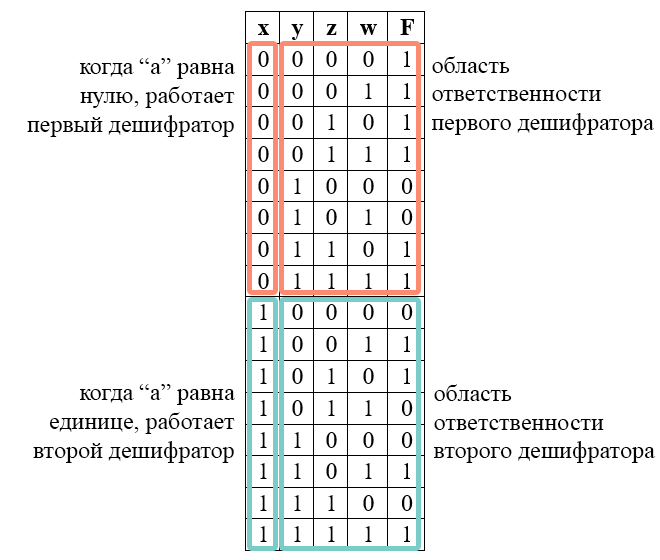
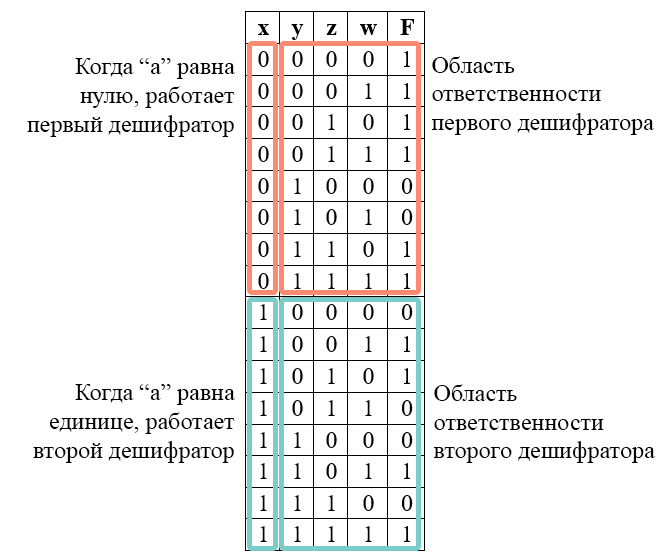
Layers edited between the first and the second 660px x 560px image:
renamed "область ответственности второго дешифратора" to "Область ответственности второго дешифратора", painted on it over 434, 384, 517, 401
renamed "область ответственности первого дешифратора" to "Область ответственности первого дешифратора", painted on it over 432, 56, 515, 73
renamed "когда “a” равна единице, работает второй дешифратор" to "Когда “a” равна единице, работает второй дешифратор", painted on it over 75, 384, 92, 400
renamed "когда “а” равна нулю, работает первый дешифратор" to "Когда “а” равна нулю, работает первый дешифратор", painted on it over 75, 58, 92, 74
